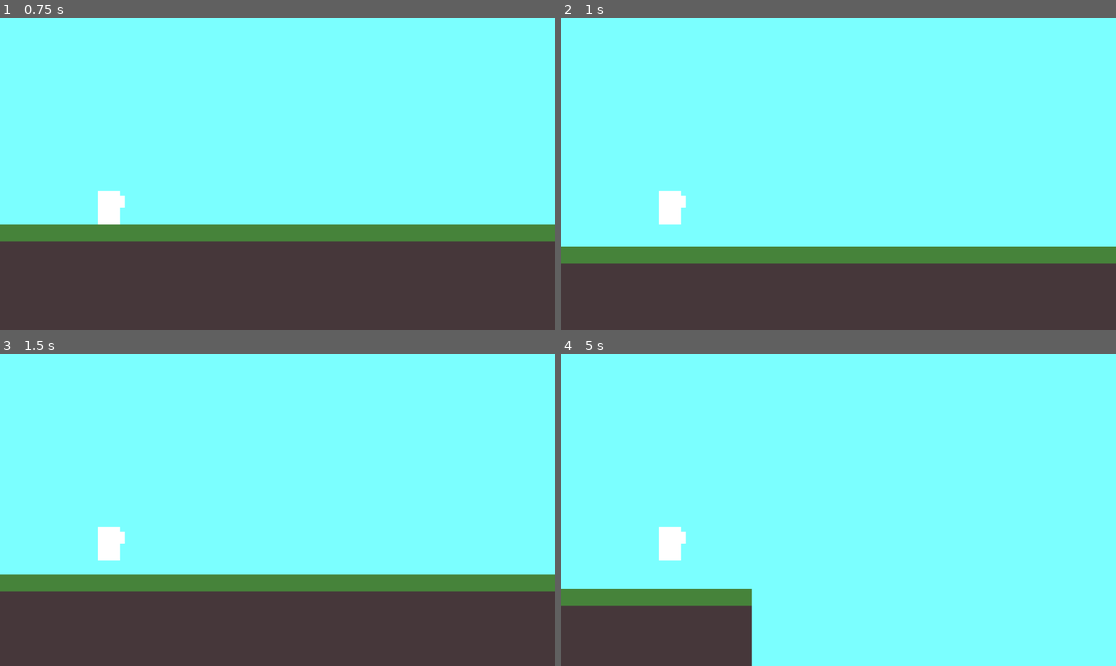
Above: before the commit, frames 1-4 (two rows, left to right).
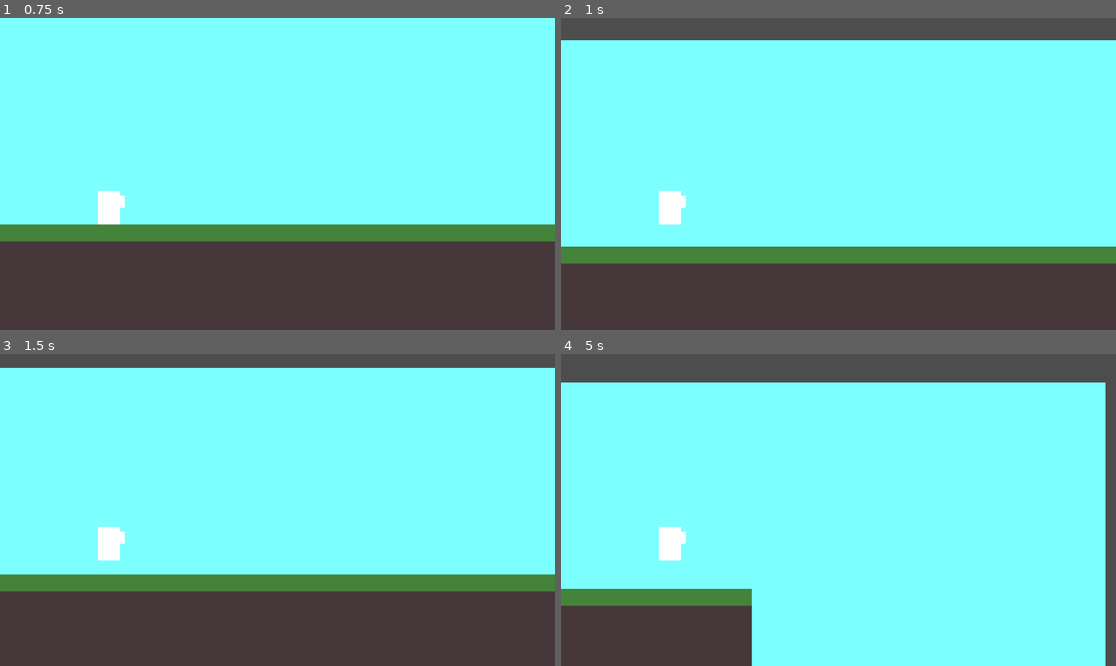
Above: after the commit, the same moments.

Repository: gameking773/FightOrFlightGameJamV
Game: Godot game, scene res://scene/game.tscn
Same seed, same stepped clock (60 frames per second), same inputs: the game is played once before the commit and once after it.
Inputs:
- Up to frame 1 (0.75 s): tap Enter at 0.5 s; tap W (attack) at 0.6 s
- Up to frame 2 (1 s): tap Space (jump) at 0.77 s
- Up to frame 3 (1.5 s): tap E (switch_weapon) at 1.35 s
- Up to frame 4 (5 s): tap Space (jump) at 1.52, 3.02, 3.77, 4.52 s; tap Z (debug_start) at 2, 4.15 s; tap W (attack) at 2.1, 3.6 s; tap E (switch_weapon) at 2.85, 4.35 s; tap Escape (pause) at 4.9 s

Frame 1 is identical in both runs. In frame 2, 7.1% of the frame differs, in the area x 0-100%, y 0-8%; in frame 3, 4.5%; in frame 4, 11%, in the area x 0-100%, y 0-100%.

Commit message:
Ajustement du scroll du fond

Diff:
--- a/project.godot
+++ b/project.godot
@@ -47,3 +47,8 @@
 "events": [Object(InputEventKey,"resource_local_to_scene":false,"resource_name":"","device":-1,"window_id":0,"alt_press …(192 unchanged characters)…
 ]
 }
+reset={
+"deadzone": 0.5,
+"events": [Object(InputEventKey,"resource_local_to_scene":false,"resource_name":"","device":-1,"window_id":0,"alt_pressed":false,"shift_pressed":false,"ctrl_pressed":false,"meta_pressed":false,"pressed":false,"keycode":0,"physical_keycode":96,"key_label":0,"unicode":178,"location":0,"echo":false,"script":null)
+]
+}
--- a/scene/game.tscn
+++ b/scene/game.tscn
@@ -1,6 +1,9 @@
-[gd_scene load_steps=4 format=3 uid="uid://datk1v2jxeav2"]
+[gd_scene load_steps=6 format=3 uid="uid://datk1v2jxeav2"]
 
+[ext_resource type="Script" path="res://script/background_handler.gd" id="1_2f10g"]
 [ext_resource type="PackedScene" uid="uid://tjb08rwsg7id" path="res://scene/player.tscn" id="1_2wj1x"]
+
+[sub_resource type="BoxMesh" id="BoxMesh_f2l7w"]
 
 [sub_resource type="BoxMesh" id="BoxMesh_qrqpd"]
 
@@ -8,6 +11,15 @@
 size = Vector2(1737, 338)
 
 [node name="game" type="Node2D"]
+
+[node name="backgroundHandler" type="Node2D" parent="."]
+script = ExtResource("1_2f10g")
+
+[node name="background" type="MeshInstance2D" parent="backgroundHandler"]
+modulate = Color(0.482353, 1, 1, 1)
+position = Vector2(500, -100)
+scale = Vector2(1646, 926)
+mesh = SubResource("BoxMesh_f2l7w")
 
 [node name="player" parent="." instance=ExtResource("1_2wj1x")]
 
--- a/scene/player.gd
+++ b/scene/player.gd
@@ -1,6 +1,7 @@
 extends CharacterBody2D
 
 @onready var sprite: AnimatedSprite2D = $character/animatedSprite
+@export var isMoving = false
 
 const SPEED = 300.0
 const JUMP_VELOCITY = -400.0
@@ -28,8 +29,9 @@
 	move_and_slide()
 
 func _input(_event: InputEvent) -> void:
-	if Input.is_action_just_pressed("debug_start"):
+	if Input.is_action_just_pressed("debug_start") and isMoving == false:
 		walkspeed = max_walkspeed
+		isMoving = true
 	if Input.is_action_just_pressed("debug_leave"):
 		get_tree().quit()
 
@@ -38,4 +40,4 @@
 	if Input.is_action_just_pressed("attack"):
 		pass
 	if Input.is_action_just_pressed("pause"):
-		pass
+		isMoving = false
--- a/scene/player.tscn
+++ b/scene/player.tscn
@@ -1,8 +1,6 @@
-[gd_scene load_steps=7 format=3 uid="uid://tjb08rwsg7id"]
+[gd_scene load_steps=6 format=3 uid="uid://tjb08rwsg7id"]
 
 [ext_resource type="Script" path="res://scene/player.gd" id="1_7rxf8"]
-
-[sub_resource type="BoxMesh" id="BoxMesh_7xrfk"]
 
 [sub_resource type="RectangleShape2D" id="RectangleShape2D_vfyvs"]
 
@@ -22,12 +20,6 @@
 
 [node name="player" type="CharacterBody2D"]
 script = ExtResource("1_7rxf8")
-
-[node name="background" type="MeshInstance2D" parent="."]
-modulate = Color(0.482353, 1, 1, 1)
-position = Vector2(500, -100)
-scale = Vector2(1646, 926)
-mesh = SubResource("BoxMesh_7xrfk")
 
 [node name="Camera2D" type="Camera2D" parent="."]
 position = Vector2(500, -100)
--- /dev/null
+++ b/script/background_handler.gd
@@ -0,0 +1,7 @@
+extends Node2D
+
+@onready var player: CharacterBody2D = $"../player"
+
+func _physics_process(delta: float) -> void:
+	if player.isMoving:
+		$background.position.x = player.position.x + 506
